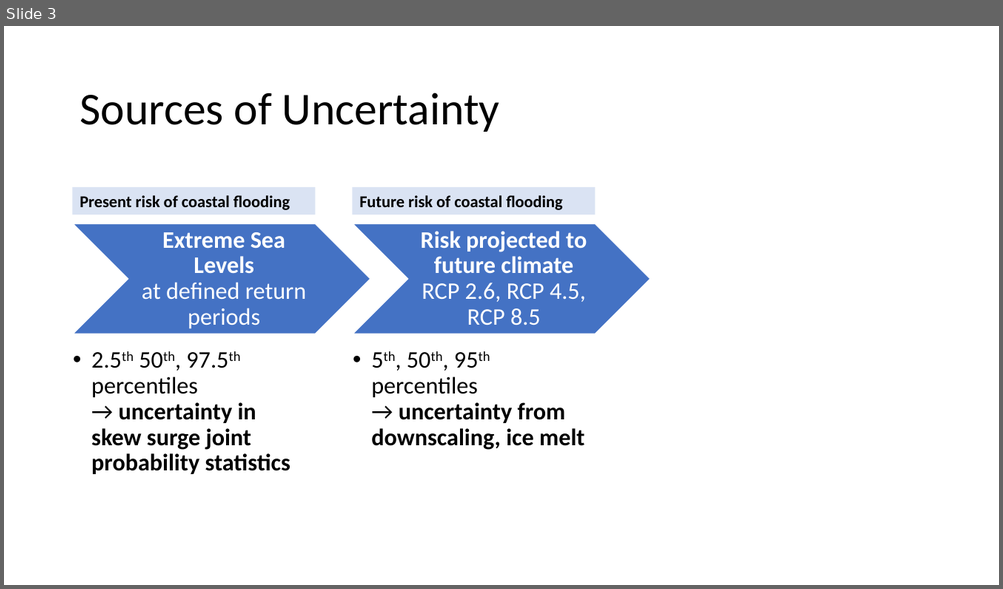
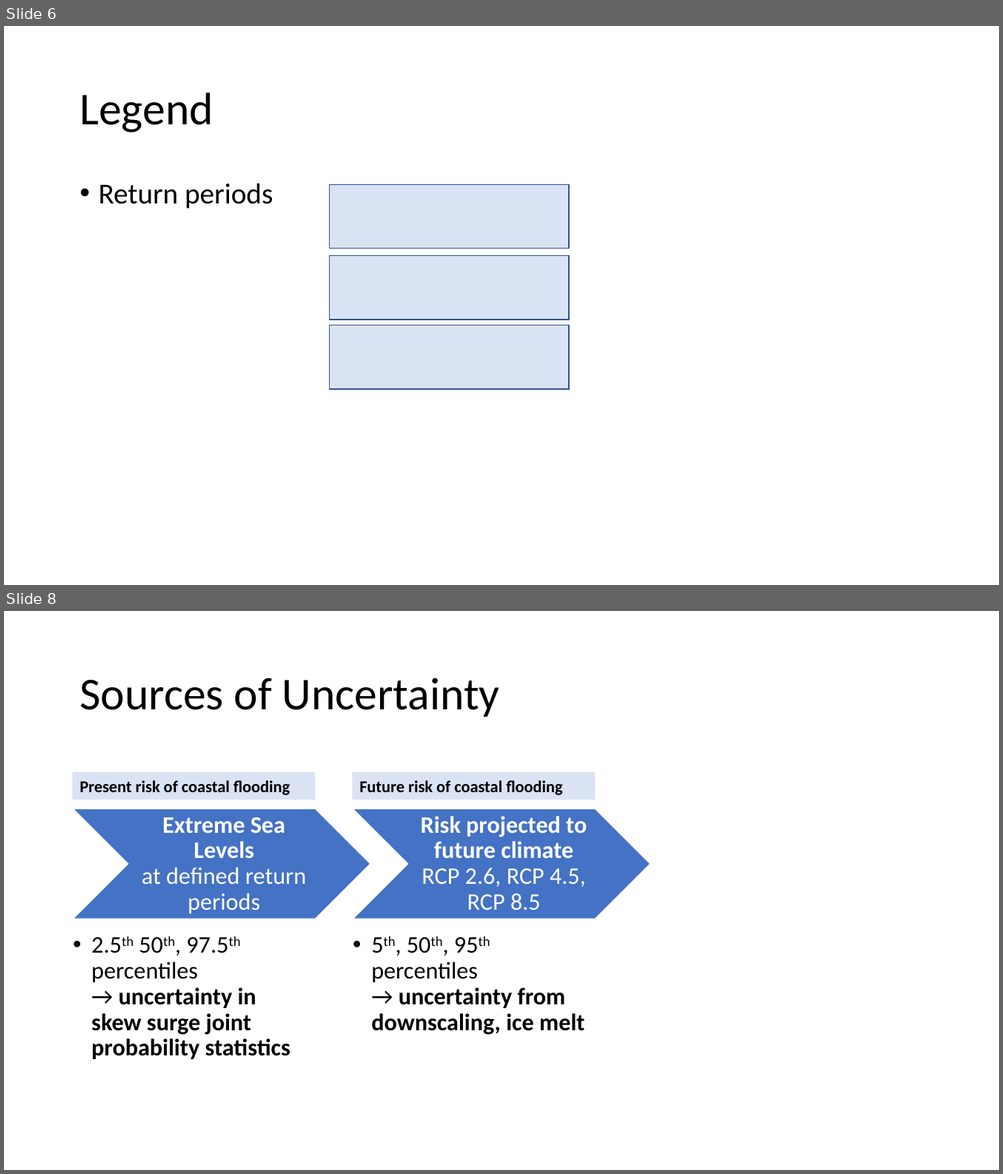
Before and after one commit to TPerkins94/UncertainSea, a slide deck: UncertainSea presentation 2021-03-17.pptx. Shown one above the other, each under a label of ours: slide 3 before the commit, slides 6 and 8 after it; the slides between them are not shown. The pictures are 1003x589 and 1003x1174 pixels, drawn with LibreOffice and Linux fonts; fonts in the diff are those of the drawing. Boxes give left, top, right and bottom in pixels: in the first picture for what was removed or moved away, otherwise in the second. Text is boxed around its words. In the diff, an @@ line names an element or a change of style, - is before the commit and + after.

```diff
--- a/UncertainSea presentation 2021-03-17.pptx
+++ b/UncertainSea presentation 2021-03-17.pptx
@@ slide 6 added at [4,26,999,585], background #FFFFFF @@
@@ title added at [79,93,213,133], 44 pt, text #000000 @@
+Legend
@@ text added at [99,183,273,209], 28 pt, text #000000 @@
+• Return periods
@@ rectangle added at [330,185,569,249], fill #DAE3F3, outline #325491 1 pt @@
@@ rectangle added at [330,256,569,320], fill #DAE3F3, outline #325491 1 pt @@
@@ rectangle added at [330,325,569,389], fill #DAE3F3, outline #325491 1 pt @@
@@ what was slide 3 is now slide 8 @@
```
Also in this commit, not shown: 1 slide changed, 7 other slides added, 1 slide removed.
